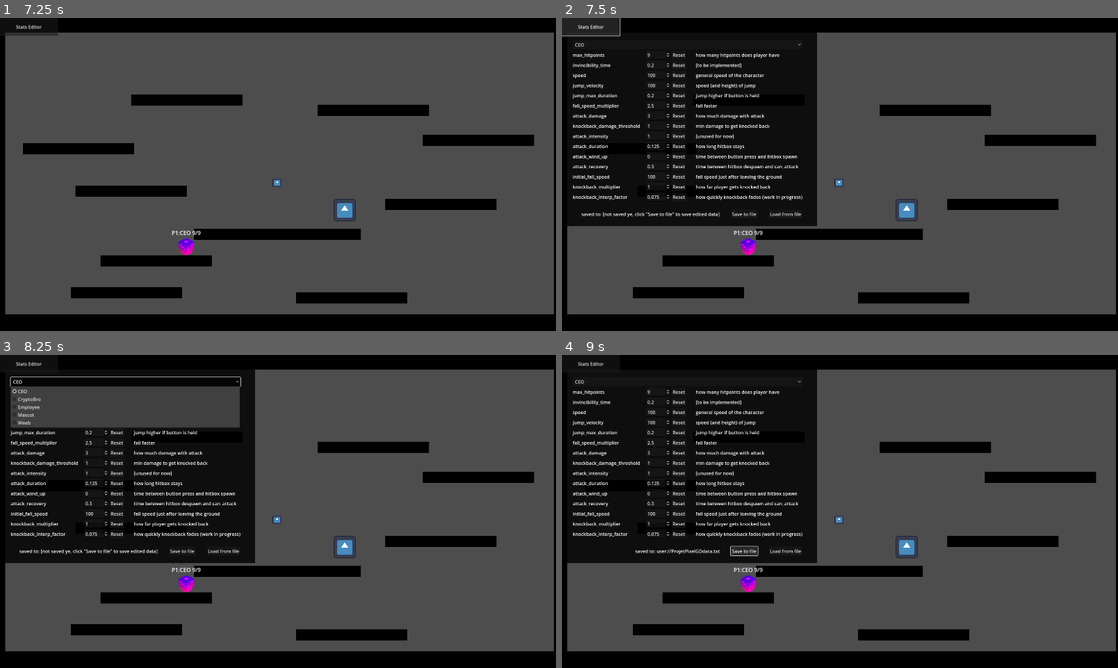
Above: before the commit, frames 1-4 (two rows, left to right).
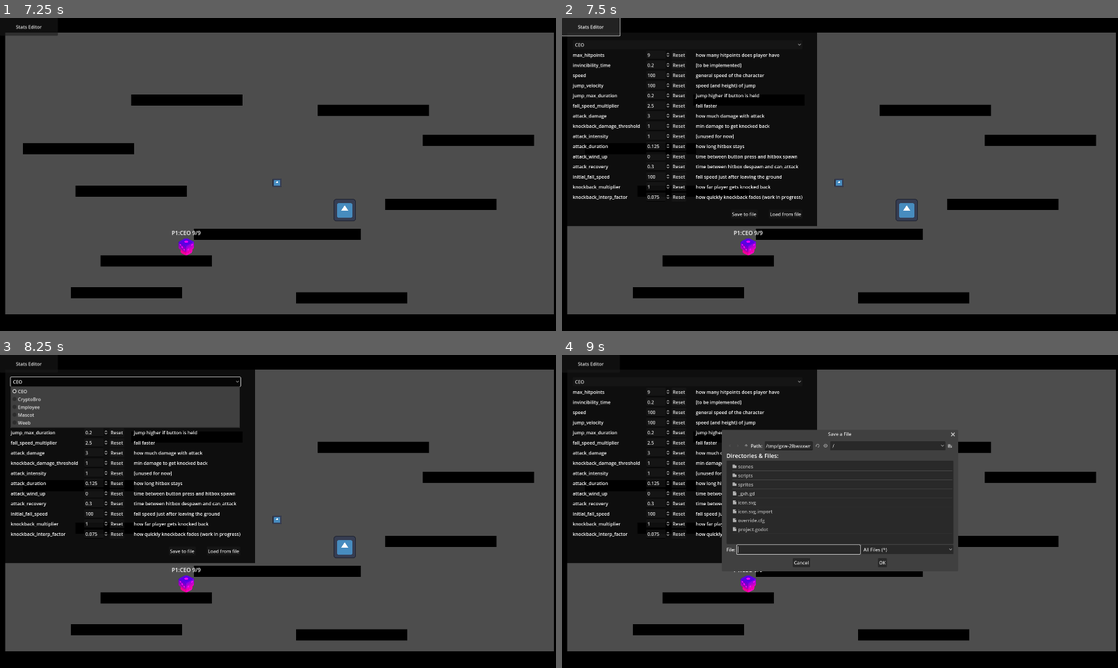
Above: after the commit, the same moments.

Repository: PlaySorbonne/projet-pixel
Game: Godot game, scene res://scenes/Menus/MenuPersistent.tscn
Two runs of this game, one before a commit and one after it. Both use one fixed random seed, a clock stepped at 60 frames per second and the inputs below. The engine's default icon, where the game draws it, is replaced by a stand-in: a white triangle on a blue panel in a dark square.
Inputs:
- Up to frame 1 (7.25 s): click "Start" at 0.5 s; tap Enter (attack) at 1.25 s; hold D (right) 1.28-2 s; hold Enter (attack) 1.28-2 s; tap Space (jump) at 1.52, 3.02, 3.5, 4.52, 5.27, 6.02 s; click "Play game" at 2 s; hold D (right) 2.78-3.53 s; tap Shift (special) at 2.85, 4.35, 5.85 s; hold Enter (attack) 3.53-4.28 s; hold A (left) 3.53-5.78 s; hold Enter (attack) 5.03-5.78 s; hold D (right) from 5.78 s (still down); hold Enter (attack) from 6.53 s (still down)
- Up to frame 2 (7.5 s): release D (right) at 7.25 s; release Enter (attack) at 7.25 s; click "Stats Editor" at 7.25 s
- Up to frame 3 (8.25 s): click "CEO" at 8 s
- Up to frame 4 (9 s): click "Save to file" at 8.75 s

Frame 1 is identical in both runs. In frame 2, 0.2% of the frame differs, in the area x 3-29%, y 62-64%; in frame 3, 0.2%; in frame 4, 15%, in the area x 13-72%, y 24-70%.

Commit message:
can save and load gd data

Diff:
--- a/scenes/Tools/adjust_stats.tscn
+++ b/scenes/Tools/adjust_stats.tscn
@@ -131,10 +131,6 @@
 layout_mode = 2
 alignment = 2
 
-[node name="LabelLastPath" type="Label" parent="Adjuster/VBoxContainer/HBoxContainer"]
-layout_mode = 2
-text = "saved to: [not saved ye, click \"Save to file\" to save edited data]"
-
 [node name="Spacer1" type="Control" parent="Adjuster/VBoxContainer/HBoxContainer"]
 custom_minimum_size = Vector2(30, 0)
 layout_mode = 2
@@ -159,6 +155,14 @@
 offset_bottom = 0.519997
 text = "Stats Editor"
 
+[node name="FileDialog" type="FileDialog" parent="."]
+size = Vector2i(800, 500)
+access = 2
+
+[connection signal="button_down" from="Adjuster/VBoxContainer/OptionButton" to="." method="_on_option_button_button_down"]
 [connection signal="item_selected" from="Adjuster/VBoxContainer/OptionButton" to="." method="_on_option_button_item_selected"]
 [connection signal="pressed" from="Adjuster/VBoxContainer/HBoxContainer/ButtonSave" to="." method="_on_button_save_pressed"]
+[connection signal="pressed" from="Adjuster/VBoxContainer/HBoxContainer/ButtonLoad" to="." method="_on_button_load_pressed"]
 [connection signal="pressed" from="Button" to="." method="_on_button_pressed"]
+[connection signal="dir_selected" from="FileDialog" to="." method="_on_file_dialog_dir_selected"]
+[connection signal="file_selected" from="FileDialog" to="." method="_on_file_dialog_file_selected"]
--- a/scripts/adjust_stats.gd
+++ b/scripts/adjust_stats.gd
@@ -1,11 +1,12 @@
 extends CanvasLayer
 
+var last_open_file_path : String = ""
 var is_active := false
-var last_open_file_path : String = "user://ProjetPixelGDdata.txt"
 @onready var char_selector := $Adjuster/VBoxContainer/OptionButton
 @onready var saved_path_node := $Adjuster/VBoxContainer/HBoxContainer/LabelLastPath
 var variable_adjusters : Array = []
 var variables_data : Dictionary = {}
+var is_saving_data := true
 
 func _ready():
 	for c in $Adjuster/VBoxContainer.get_children():
@@ -32,13 +33,64 @@
 	is_active = new_active
 	$Adjuster.visible = is_active
 
-func _on_button_save_pressed():
-	var save_game = FileAccess.open(last_open_file_path, FileAccess.WRITE)
-	save_game.store_line(JSON.stringify(variables_data))
-	saved_path_node.text = "saved to: " + last_open_file_path
+func _on_option_button_item_selected(_index):
+	update_infos()
 
-func _on_option_button_item_selected(index):
+func update_infos():
+	var index = $Adjuster/VBoxContainer/OptionButton.selected
 	var k = $Adjuster/VBoxContainer/OptionButton.get_item_text(index)
-	print("key = " + k)
 	for adj : VariableAdjuster in variable_adjusters:
 		adj.value = variables_data[k][adj.variable_name]
+
+func update_data():
+	var index = $Adjuster/VBoxContainer/OptionButton.selected
+	var k = $Adjuster/VBoxContainer/OptionButton.get_item_text(index)
+	for adj : VariableAdjuster in variable_adjusters:
+		variables_data[k][adj.variable_name] = adj.value
+
+func _on_button_save_pressed():
+	$FileDialog.file_mode = 4
+	$FileDialog.popup_centered()
+	is_saving_data = true
+
+func _on_button_load_pressed():
+	$FileDialog.file_mode = 0
+	$FileDialog.popup_centered()
+	is_saving_data = false
+
+func _on_file_dialog_file_selected(path):
+	if is_saving_data:
+		save_custom_data(path)
+	else:
+		load_custom_data(path)
+
+func load_custom_data(path):
+	var save_game = FileAccess.open(path, FileAccess.READ)
+	var ordered_keys := {}
+	for i in PlayerCharacter.Evolutions.values():
+		ordered_keys[i] = PlayerCharacter.Evolutions.find_key(i)
+	var line = 0
+	while save_game.get_position() < save_game.get_length():
+		var json_string = save_game.get_line()
+		var json = JSON.new()
+		var parse_result = json.parse(json_string)
+		if not parse_result == OK:
+			print("JSON Parse Error: ", json.get_error_message(), " in ", json_string, " at line ", json.get_error_line())
+			line += 1
+			continue
+		var ev_data = json.get_data()
+		variables_data[ordered_keys[line]] = ev_data
+		print("ev_data = " + str(ev_data))
+		line += 1
+	update_infos()
+
+func save_custom_data(path):
+	update_data()
+	var save_game = FileAccess.open(path, FileAccess.WRITE)
+	for i in PlayerCharacter.Evolutions.values():
+		print("i = " +str(i))
+		var k : String = PlayerCharacter.Evolutions.find_key(i)
+		save_game.store_line(JSON.stringify(variables_data[k]))
+
+func _on_option_button_button_down():
+	update_data()
